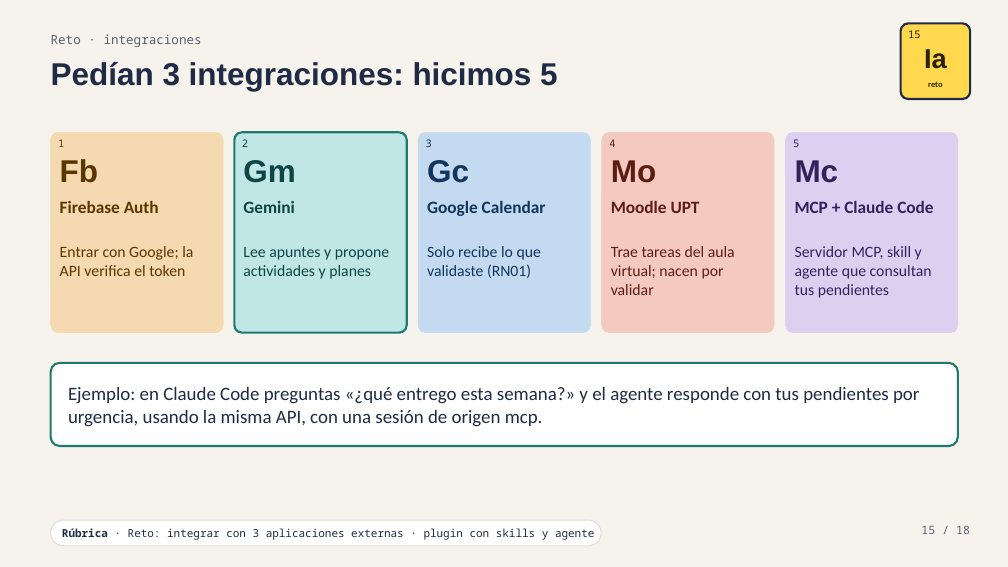
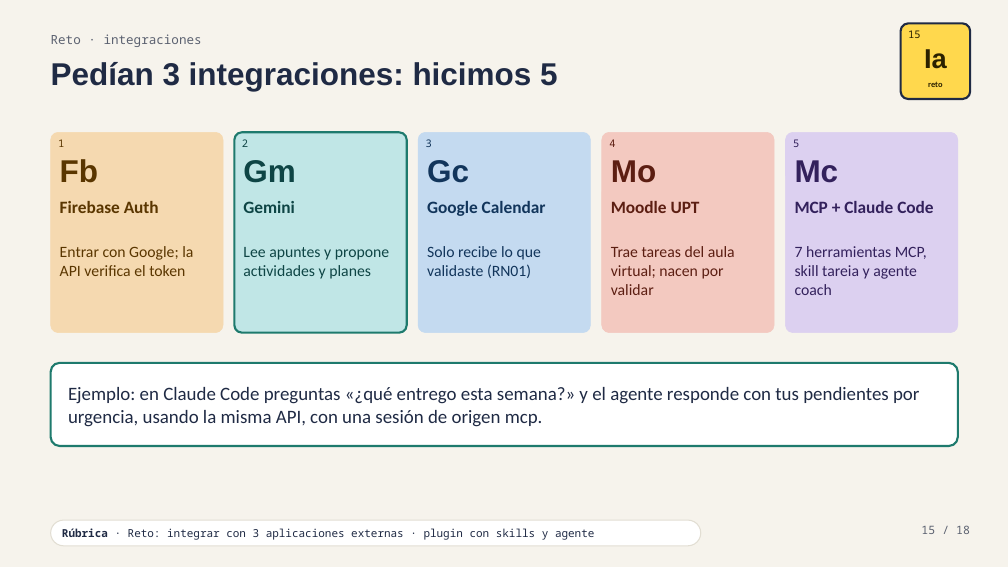
Before and after one commit to Laos19/TareaIA, a slide deck: slide 15 of docs/presentacion/TAREIA-presentacion.pptx. Drawn at 1008x567 pixels with LibreOffice and Linux fonts; fonts in the diff are those of the drawing. Boxes give left, top, right and bottom in pixels: in the first picture for what was removed or moved away, otherwise in the second. Text is boxed around its words. In the diff, an @@ line names an element or a change of style, - is before the commit and + after.

```diff
--- a/docs/presentacion/TAREIA-presentacion.pptx
+++ b/docs/presentacion/TAREIA-presentacion.pptx
@@ text at [795,246,927,295]: text changed @@
-Servidor MCP, skill y agente que consultan tus pendientes
+7 herramientas MCP, skill tareia y agente coach
@@ rounded rectangle: place and size @@
-rounded rectangle at [51,520,601,546]
+rounded rectangle at [51,520,701,546]
```
Also in this commit, not shown: 15 other slides changed, 11 other files.
